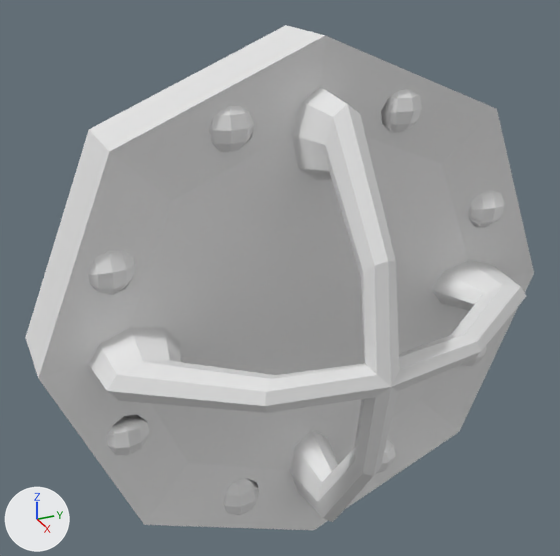
Renders of the FBX model Assets/Project/Models/Environment/Window.fbx from each side of a commit.
Both versions are drawn from a 50 mm camera at (0.6, -0.292, 0.33) aimed at (0.026, -0.034, 0.043). Lighting does not change. The marker at lower left points along +X, +Y and +Z. Where no turn or scale is listed for an object, it has been applied to the vertices.

The first picture shows 'Window'.
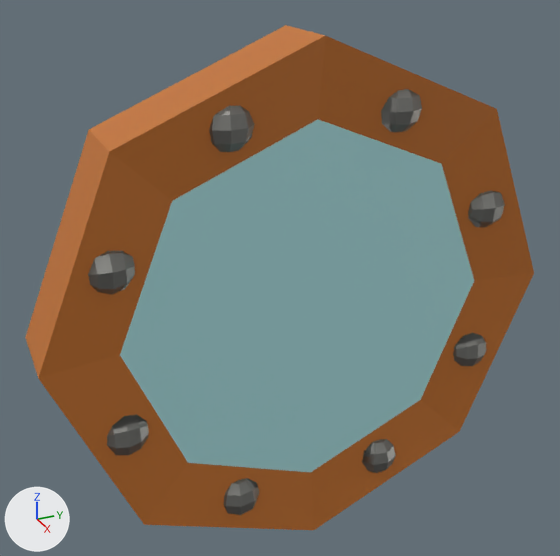
Boxes (x1, y1, x2, y2) around the edits, measured in the pictures (560 x 556 px):
part 1 of me_cylinder, deleted
    before: (290, 87, 400, 522)
part 2 of me_cylinder, deleted
    before: (88, 261, 526, 413)
part 3 of me_cylinder, recoloured
    both: (88, 89, 505, 515)
part 4 of me_cylinder, recoloured
    both: (25, 25, 534, 530)
part 5 of me_cylinder, recoloured (grey to cyan)
    both: (129, 134, 469, 471)

What changed in the scene script:
```text
Add mat_wood1:
    mat_wood1 = principled_material('Wood1')
    mat_wood1.base_color = (0.558, 0.17, 0.0225)  # orange #c57329
Add mat_bolts:
    mat_bolts = principled_material('Bolts')
    mat_bolts.base_color = (0.273, 0.274, 0.257)  # grey #8f8f8b
    mat_bolts.metallic = 1.0
Add mat_window:
    mat_window = principled_material('Window')
    mat_window.base_color = (0.44, 0.795, 0.817)  # cyan #b1e6e9
Change me_cylinder:
    used by ob_window; location = (0.0, 0.0, 0.0)
    remove me_cylinder.from_pydata(...)  # 512 vertices, 549 faces; spans x -0.037..0.163, y -0.25..0.25, z -0.25..0.25
    add me_cylinder.from_pydata(...)  # 400 vertices, 449 faces; spans x -0.037..0.043, y -0.25..0.25, z -0.25..0.25
    me_cylinder part 1: the loose piece of 56 vertices spanning x -0.002..0.163, y -0.026..0.026, z -0.213..0.213 is deleted
    me_cylinder part 2: the loose piece of 56 vertices spanning x -0.002..0.163, y -0.213..0.213, z -0.026..0.026 is deleted
    me_cylinder part 3: 432 faces spanning x 0.003..0.043, y -0.207..0.207, z -0.207..0.207 switch from no material to mat_bolts (grey #8f8f8b)
    me_cylinder part 4: 16 faces spanning x -0.037..0.037, y -0.25..0.25, z -0.25..0.25 switch from no material to mat_wood1 (orange #c57229)
    me_cylinder part 5: 1 face spanning x 0.027, y -0.182..0.182, z -0.182..0.182 switches from no material to mat_window (cyan #b1e6e9)
    add me_cylinder.materials.append(mat_window)  # cyan #b1e6e9
```
